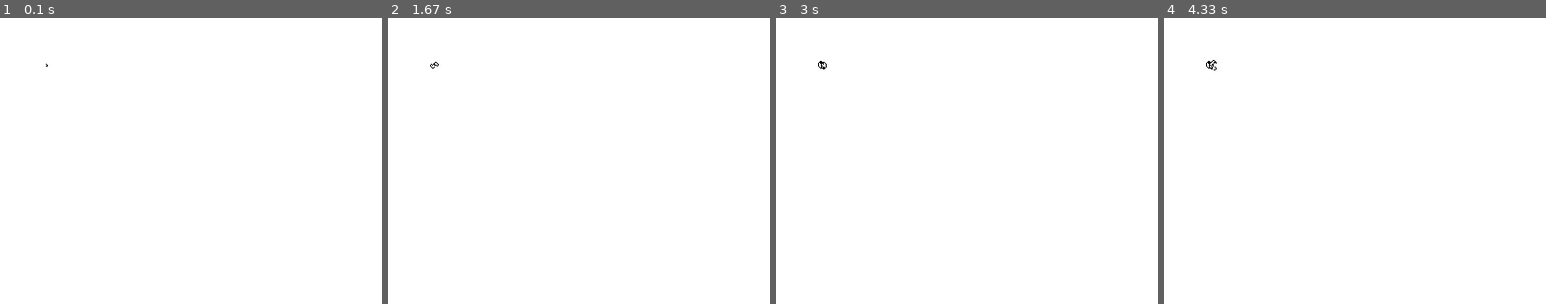
Above: before the commit, frames 1-4 (left to right).
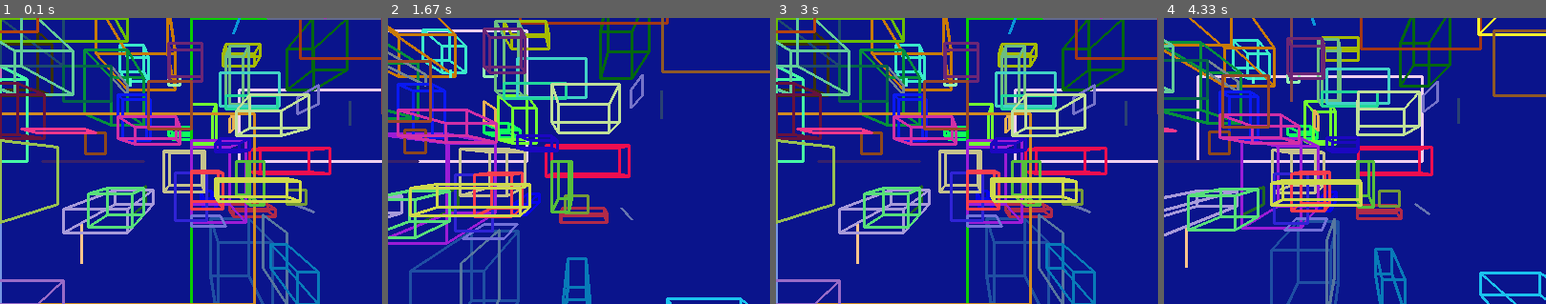
Above: after the commit, the same moments.

Repository: TonkleTremu/DSD-Y1
Game: pygame game, started from Random Test Stuff/3D Engine Test/main.py
The game is run twice, just before and just after one commit, with the same random seed, the same clock (stepped at 60 frames per second) and the same inputs.
Inputs:
- Up to frame 1 (0.1 s): no input
- Up to frame 2 (1.67 s): hold Right 0.33-0.8 s; hold Up 0.83-1.13 s; hold Right 1.17-1.63 s
- Up to frame 3 (3 s): hold Left 1.67-2.2 s; hold Down 2.23-2.53 s; hold Left 2.57-2.97 s
- Up to frame 4 (4.33 s): hold Up 3-3.37 s; hold Right 3.4-4.03 s; hold Down from 4.07 s (still down)

The runs differ from the first frame. In frame 1, 100% of the frame differs, in the area x 0-100%, y 0-100%; in frame 2, 100%; in frame 3, 100%; in frame 4, 100%.

Commit message:
more ant shenanigans

Diff:
--- a/Random Test Stuff/3D Engine Test/main.py
+++ b/Random Test Stuff/3D Engine Test/main.py
@@ -236,8 +236,8 @@
 
 active_scene = []
 
-#for i in range(0,100):
-#    active_scene.append(GameObject(random.randrange(0,5),random.randrange(0,5),random.randrange(0,5),random.randint(-10,10),random.randint(-10,10),random.randint(-10,10), color=(random.randrange(0,255),random.randrange(0,255),random.randrange(0,255))))
+for i in range(0,100):
+    active_scene.append(GameObject(random.randrange(0,5),random.randrange(0,5),random.randrange(0,5),random.randint(-10,10),random.randint(-10,10),random.randint(-10,10), color=(random.randrange(0,255),random.randrange(0,255),random.randrange(0,255))))
 
 grid = []
 grid_objects = []
@@ -249,9 +249,9 @@
     row = []
     for iz in range(0,gridz):
         cur_go = GameObject(1, 0, 1, ix, 0, iz, color=PURE_WHITE)
-        grid_objects.append(cur_go)
+        #grid_objects.append(cur_go)
         row.append(cur_go)
-    grid.append(row)
+    #grid.append(row)
 
 langsant = GameObject(1, 1, 1, 50, 0, 50, color=SUNSET)
 langsantdir = 0
@@ -265,7 +265,8 @@
         pygame.draw.line(DISPLAYSURF, RED, (0, DISPLAYSURF.get_height()/2), (DISPLAYSURF.get_width(), DISPLAYSURF.get_height()/2), 3)
     MoveCam()
     try:
-        langsantdir = MoveAnt(langsantdir)
+        #langsantdir = MoveAnt(langsantdir)
+        print()
     except:
         print("The Ant has broke containment.")
     if(pygame.key.get_pressed()[K_SPACE]):
--- a/Random Test Stuff/Langston Ant/main.py
+++ b/Random Test Stuff/Langston Ant/main.py
@@ -20,6 +20,7 @@
 # Global Variables
 res_x = 500
 res_y = 500
+timelapse_mode = False
 
 @dataclass
 class GameObject:
@@ -104,6 +105,10 @@
         grid.append(row)
 
 def MoveAnt(antdir):
+    # If an ant goes out of bounds, this throws an error.
+    if(langsant.x < 0 or langsant.z < 0):
+        raise(IndexError)
+
     if(antdir < 0):
         antdir = 3
     elif(antdir > 3):
@@ -174,11 +179,21 @@
 para4 = int(code[6])
 prewarm = int(code[7])
 
+try:
+    timelapse_mode = bool(code[8])
+    print(bool(code[8]))
+except:
+    print("No 9th parameter input.")
+
 # Setup stuff.
 pygame.init()
 DISPLAYSURF = pygame.display.set_mode((res_x, res_y))
 pygame.display.set_caption("Langton's Ant")
 fpsClock = pygame.time.Clock()
+
+# Loads and sets fonts.
+pygame.font.init()
+my_font = pygame.font.SysFont("Agency FB", 30)
 
 grid = []
 grid_objects = []
@@ -203,6 +218,7 @@
 langsant = GameObject(int(res_x/2), int(res_y/2), color=SUNSET)
 langsantdir = 0
 iterations = 0
+images_produced = 0
 reached_border = False
 grid_objects.append(langsant)
 
@@ -215,10 +231,20 @@
         break
 
 while True: # Main game loop.
-    DISPLAYSURF.fill(NIGHT_SKY_BLUE)
-
-    for go in grid_objects:
-        RenderPoint(go.color, (go.x,go.z))
+    if(not(timelapse_mode)):
+        DISPLAYSURF.fill(NIGHT_SKY_BLUE)
+        for go in grid_objects:
+            RenderPoint(go.color, (go.x,go.z))
+        pygame.display.update()
+    if(timelapse_mode and iterations % 60 == 0):
+        for go in grid_objects:
+            RenderPoint(go.color, (go.x,go.z))
+        text_surface = my_font.render(f"Iterations: {iterations}", False, (0, 0, 0))
+        DISPLAYSURF.blit(text_surface, (0,0))
+        pygame.display.update()
+        pygame.image.save(DISPLAYSURF, f"tempvideofolder/image{images_produced}.jpg")
+        images_produced += 1
+        #print(f"Time is {datetime.datetime.now()}\nIterations: {iterations}")
 
     try:
         langsantdir = MoveAntWithSkips(langsantdir)
@@ -230,8 +256,6 @@
             pygame.image.save(DISPLAYSURF, f"screenshots/screenshot {str(datetime.datetime.now()).replace(":", "")}.png")
             print(f"Time is {datetime.datetime.now()}\nIterations: {iterations}")
 
-
-    pygame.display.update()
     fpsClock.tick(TICK_RATE)
 
     for event in pygame.event.get():
@@ -245,3 +269,5 @@
             if(event.key == pygame.K_F3):
                 print(iterations)
                 print(langsant)
+            if(event.key == pygame.K_m):
+                timelapse_mode = not timelapse_mode
Binary file added: screenshot 2026-06-06 203557.618606.png
Not shown, added: screenshot 2026-06-05 214241.337017.png~
Not shown, added: tempvideofolder/compile.bat
Not shown, added: tempvideofolder/gray.mp4
